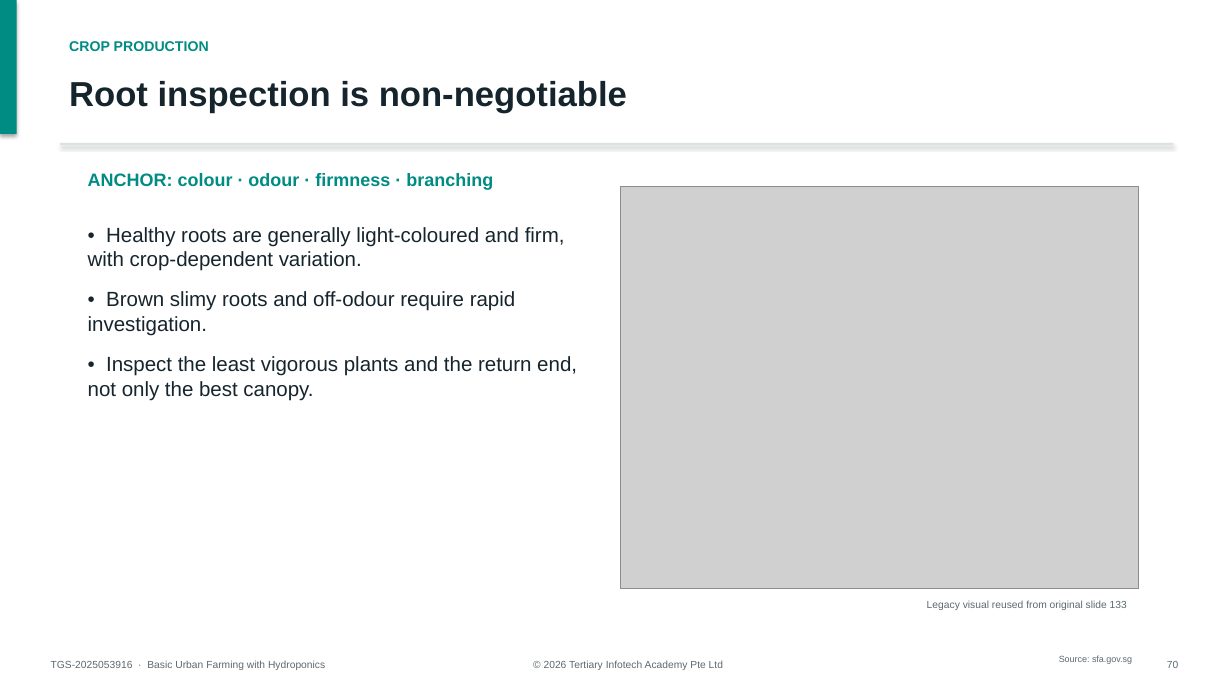
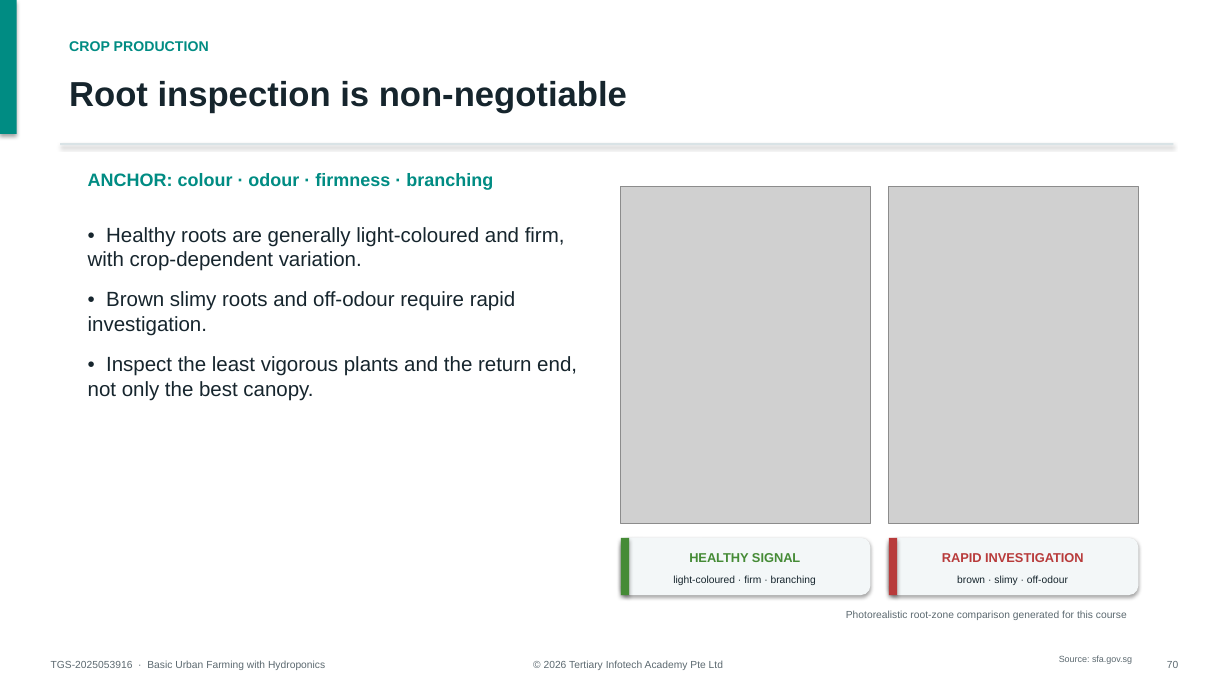
Before and after one commit to tertiarycourses/TGS-2025053916-Basic-Urban-Farming-with-Hydroponics, a slide deck: slide 70 of courseware/WSQ-Course-Slides-TGS-2025053916-Basic-Urban-Farming-with-Hydroponics-v2.0.pptx. Drawn at 1232x693 pixels with LibreOffice and Linux fonts; fonts in the diff are those of the drawing; grey boxes stand for pictures. Boxes give left, top, right and bottom in pixels: in the first picture for what was removed or moved away, otherwise in the second. Text is boxed around its words. In the diff, an @@ line names an element or a change of style, - is before the commit and + after.

Commit message:
feat: add photorealistic root diagnosis comparison

```diff
--- a/courseware/WSQ-Course-Slides-TGS-2025053916-Basic-Urban-Farming-with-Hydroponics-v2.0.pptx
+++ b/courseware/WSQ-Course-Slides-TGS-2025053916-Basic-Urban-Farming-with-Hydroponics-v2.0.pptx
@@ picture: place and size @@
-picture at [621, 187, 1139, 589]
+picture at [621, 187, 871, 524]
@@ picture added at [889, 187, 1139, 524] @@
@@ rounded rectangle added at [621, 538, 871, 595], fill #F3F7F8 @@
@@ rectangle added at [621, 538, 629, 595], fill #458B36 @@
@@ rounded rectangle added at [889, 538, 1139, 595], fill #F3F7F8 @@
@@ rectangle added at [889, 538, 897, 595], fill #B83B3B @@
@@ text added at [689, 553, 800, 562], 10 pt, text #458B36, bold @@
+HEALTHY SIGNAL
@@ text added at [942, 553, 1084, 562], 10 pt, text #B83B3B, bold @@
+RAPID INVESTIGATION
@@ text added at [673, 575, 816, 585], 8 pt, text #16252D @@
+light-coloured · firm · branching
@@ text added at [957, 575, 1068, 585], 8 pt, text #16252D @@
+brown · slimy · off-odour
@@ text added at [846, 610, 1127, 620], 8 pt, text #5C6970 @@
+Photorealistic root-zone comparison generated for this course
@@ text removed at [927, 600, 1127, 610] @@
-Legacy visual reused from original slide 133
```
Also in this commit, not shown: 3 other files.
